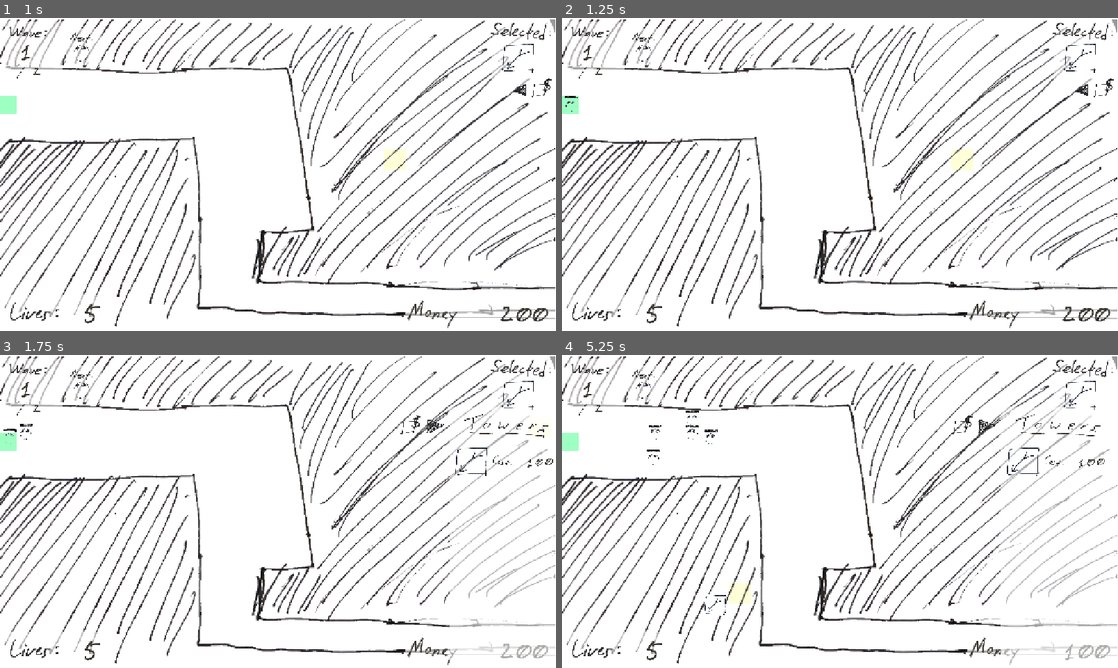
Above: before the commit, frames 1-4 (two rows, left to right).
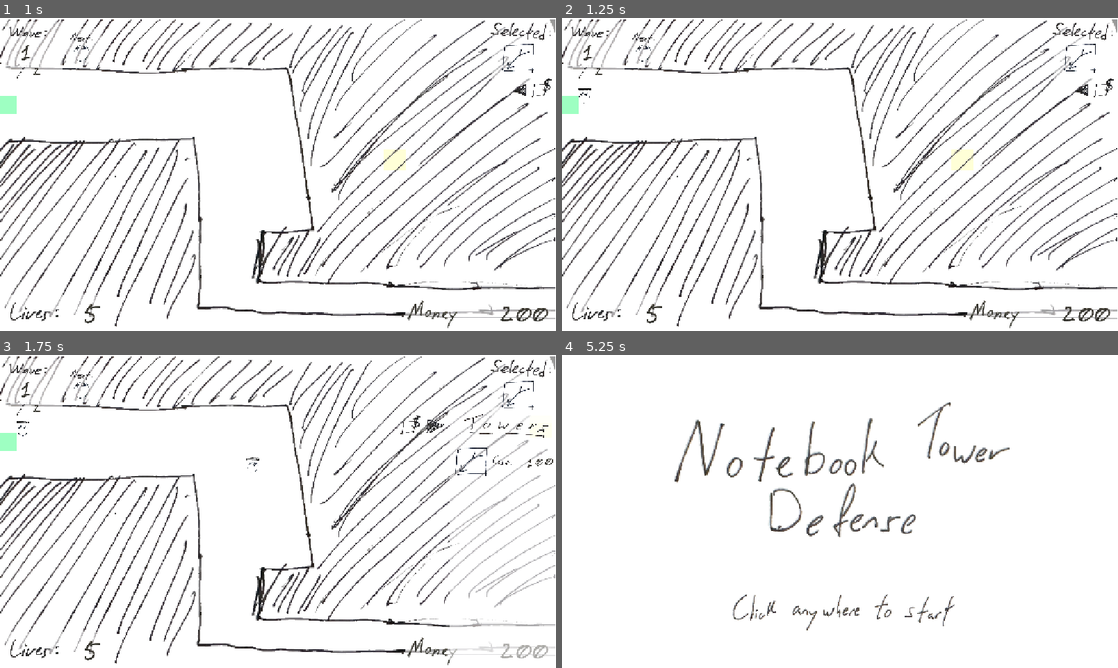
Above: after the commit, the same moments.

Repository: OzuYatamutsu/notebook-tower-defense
Game: Godot game, scene res://levels/StartScreen.tscn
Same seed, same stepped clock (60 frames per second), same inputs: the game is played once before the commit and once after it.
Inputs (mouse positions are in pixels of both pictures, inside the frame that each line leads up to):
- Up to frame 1 (1 s): move the mouse to (400, 158) at 0.52 s; click (400, 158) at 0.67 s
- Up to frame 2 (1.25 s): no input
- Up to frame 3 (1.75 s): click (539, 426) at 1.25 s
- Up to frame 4 (5.25 s): click (1023, 461) at 2 s; click (1084, 426) at 2.75 s; click (984, 426) at 3.5 s; click (1101, 426) at 4.25 s; click (717, 605) at 5.02 s

Frame 1 is identical in both runs. In frame 2, less than 0.1% of the frame differs, in the area x 0-6%, y 22-30%; in frame 3, 0.1%; in frame 4, 14%, in the area x 0-100%, y 0-100%.

Commit message:
Game over screen logic working

Diff:
--- a/components/game_state.gd
+++ b/components/game_state.gd
@@ -16,6 +16,8 @@
 @export var PLAYER_LIVES_START: int
 @export var PLAYER_LIVES_REMAINING: int
 @export var PLAYER_MONEY_REMAINING: int
+@export var SCORE: int
+@export var IS_GAME_OVER: bool = false
 
 var CURRENT_LEVEL: Level
 
@@ -26,6 +28,8 @@
 var SELECTED_TOWER_METER: SelectedTowerMeter
 var NEXT_WAVE_METER: NextWaveMeter
 var TOWER_BUY_PANEL: TowerBuyPanel
+
+var GAME_OVER_OVERLAY = load("res://levels/GameOver.tscn")
 
 func _on_level_load() -> void:
     # Call this as a last step after the level is loaded
@@ -65,11 +69,21 @@
         PLAYER_MONEY_REMAINING = 0
     MONEY_METER.set_value(PLAYER_MONEY_REMAINING)
 
+func restart_game() -> void:
+    IS_GAME_OVER = false
+    get_tree().change_scene_to_file("res://levels/StartScreen.tscn")
+
+func quit_game() -> void:
+    get_tree().quit()
+
 func _on_mob_killed() -> void:
     print(str(get_tree().get_node_count_in_group(GameState.MOBS_GROUP)) + " mobs left in current wave!")
 
 func _on_mob_slipped_through(mob: Mob) -> void:
     mob.delayed_despawn()
+
+    if IS_GAME_OVER:
+        return
 
     PLAYER_LIVES_REMAINING -= 1
     LIVES_METER.set_value(PLAYER_LIVES_REMAINING)
@@ -82,4 +96,12 @@
         _on_no_lives_remaining()
 
 func _on_no_lives_remaining() -> void:
-    get_tree().quit()  # TODO
+    IS_GAME_OVER = true
+    TOWER_PLACEMENT_SHADOW.queue_free()
+
+    var game_over_screen = GAME_OVER_OVERLAY.instantiate()
+    CURRENT_LEVEL.get_node("UI").add_child(game_over_screen)
+    CURRENT_LEVEL.get_node("UI").move_child(
+        game_over_screen,
+        0
+    )
--- /dev/null
+++ b/levels/GameOver.tscn
@@ -0,0 +1,155 @@
+[gd_scene load_steps=18 format=3 uid="uid://q1uf7k233op3"]
+
+[ext_resource type="Script" uid="uid://to4eypaj1ean" path="res://levels/game_over.gd" id="1_eqtkp"]
+[ext_resource type="Texture2D" uid="uid://baflraqnn10y0" path="res://sprites/restart_label.png" id="2_54nqy"]
+[ext_resource type="Texture2D" uid="uid://bugjw7n6fojo6" path="res://sprites/game_over_label.png" id="2_h1ksd"]
+[ext_resource type="Texture2D" uid="uid://cf0d70h2mo3of" path="res://sprites/score_label.png" id="3_d516h"]
+[ext_resource type="Texture2D" uid="uid://uf67w20tpij3" path="res://sprites/quit_label.png" id="3_ugwg6"]
+[ext_resource type="Texture2D" uid="uid://cpx32kpmrfcov" path="res://sprites/num0.png" id="4_4cv7s"]
+[ext_resource type="Texture2D" uid="uid://cn6nqp74duu6q" path="res://sprites/num1.png" id="5_54nqy"]
+[ext_resource type="Texture2D" uid="uid://mmgdxhvjffud" path="res://sprites/num2.png" id="6_ugwg6"]
+[ext_resource type="Texture2D" uid="uid://binpecfwik3ji" path="res://sprites/num3.png" id="7_7lega"]
+[ext_resource type="Texture2D" uid="uid://bq4bbj7gjudud" path="res://sprites/num4.png" id="8_wavq5"]
+[ext_resource type="Texture2D" uid="uid://ctyktknbbe3jt" path="res://sprites/num5.png" id="9_65y7u"]
+[ext_resource type="Texture2D" uid="uid://bx50aqogqvvjg" path="res://sprites/num6.png" id="10_y7wvi"]
+[ext_resource type="Texture2D" uid="uid://88sj41v71jb" path="res://sprites/num7.png" id="11_8qabp"]
+[ext_resource type="Texture2D" uid="uid://bmler41lapjay" path="res://sprites/num8.png" id="12_nrgow"]
+[ext_resource type="Texture2D" uid="uid://dkdaoi6wuh32r" path="res://sprites/num9.png" id="13_a78qq"]
+[ext_resource type="Texture2D" uid="uid://dgm6mxbsaplku" path="res://sprites/null_digit.png" id="14_me7oc"]
+
+[sub_resource type="SpriteFrames" id="SpriteFrames_xgm4t"]
+animations = [{
+"frames": [{
+"duration": 1.0,
+"texture": ExtResource("4_4cv7s")
+}, {
+"duration": 1.0,
+"texture": ExtResource("5_54nqy")
+}, {
+"duration": 1.0,
+"texture": ExtResource("6_ugwg6")
+}, {
+"duration": 1.0,
+"texture": ExtResource("7_7lega")
+}, {
+"duration": 1.0,
+"texture": ExtResource("8_wavq5")
+}, {
+"duration": 1.0,
+"texture": ExtResource("9_65y7u")
+}, {
+"duration": 1.0,
+"texture": ExtResource("10_y7wvi")
+}, {
+"duration": 1.0,
+"texture": ExtResource("11_8qabp")
+}, {
+"duration": 1.0,
+"texture": ExtResource("12_nrgow")
+}, {
+"duration": 1.0,
+"texture": ExtResource("13_a78qq")
+}, {
+"duration": 1.0,
+"texture": ExtResource("14_me7oc")
+}],
+"loop": true,
+"name": &"default",
+"speed": 0.0
+}]
+
+[node name="GameOver" type="Control"]
+z_index = 5
+layout_mode = 3
+anchors_preset = 15
+anchor_right = 1.0
+anchor_bottom = 1.0
+grow_horizontal = 2
+grow_vertical = 2
+script = ExtResource("1_eqtkp")
+
+[node name="Bg" type="ColorRect" parent="."]
+layout_mode = 1
+anchors_preset = 15
+anchor_right = 1.0
+anchor_bottom = 1.0
+grow_horizontal = 2
+grow_vertical = 2
+color = Color(1, 1, 1, 0.823529)
+
+[node name="RestartButton" type="Button" parent="."]
+custom_minimum_size = Vector2(308, 84)
+layout_mode = 0
+offset_left = 198.0
+offset_top = 532.0
+offset_right = 506.0
+offset_bottom = 616.0
+mouse_default_cursor_shape = 2
+icon = ExtResource("2_54nqy")
+flat = true
+
+[node name="QuitButton" type="Button" parent="."]
+custom_minimum_size = Vector2(308, 84)
+layout_mode = 0
+offset_left = 677.0
+offset_top = 532.0
+offset_right = 985.0
+offset_bottom = 616.0
+mouse_default_cursor_shape = 2
+icon = ExtResource("3_ugwg6")
+flat = true
+
+[node name="VBoxContainer" type="VBoxContainer" parent="."]
+layout_mode = 1
+anchors_preset = 8
+anchor_left = 0.5
+anchor_top = 0.5
+anchor_right = 0.5
+anchor_bottom = 0.5
+offset_left = -500.0
+offset_top = -263.0
+offset_right = 500.0
+offset_bottom = 151.0
+grow_horizontal = 2
+grow_vertical = 2
+
+[node name="TitleLabel" type="TextureRect" parent="VBoxContainer"]
+layout_mode = 2
+texture = ExtResource("2_h1ksd")
+stretch_mode = 5
+
+[node name="ScoreLabel" type="Sprite2D" parent="VBoxContainer"]
+position = Vector2(241, 331)
+scale = Vector2(0.513, 0.517)
+texture = ExtResource("3_d516h")
+
+[node name="Score" type="Control" parent="VBoxContainer"]
+layout_mode = 2
+
+[node name="digit1" type="AnimatedSprite2D" parent="VBoxContainer/Score"]
+position = Vector2(371, 28)
+scale = Vector2(0.5, 0.5)
+sprite_frames = SubResource("SpriteFrames_xgm4t")
+
+[node name="digit2" type="AnimatedSprite2D" parent="VBoxContainer/Score"]
+position = Vector2(450, 28)
+scale = Vector2(0.5, 0.5)
+sprite_frames = SubResource("SpriteFrames_xgm4t")
+
+[node name="digit3" type="AnimatedSprite2D" parent="VBoxContainer/Score"]
+position = Vector2(526, 28)
+scale = Vector2(0.5, 0.5)
+sprite_frames = SubResource("SpriteFrames_xgm4t")
+
+[node name="digit4" type="AnimatedSprite2D" parent="VBoxContainer/Score"]
+position = Vector2(669, 28)
+scale = Vector2(0.5, 0.5)
+sprite_frames = SubResource("SpriteFrames_xgm4t")
+
+[node name="digit5" type="AnimatedSprite2D" parent="VBoxContainer/Score"]
+position = Vector2(597, 28)
+scale = Vector2(0.5, 0.5)
+sprite_frames = SubResource("SpriteFrames_xgm4t")
+
+[connection signal="pressed" from="RestartButton" to="." method="_on_restart_button_pressed"]
+[connection signal="pressed" from="QuitButton" to="." method="_on_quit_button_pressed"]
--- /dev/null
+++ b/levels/game_over.gd
@@ -0,0 +1,46 @@
+class_name GameOver
+extends Control
+
+const CLEAR_DIGIT = 10
+
+@onready var digit1 = $VBoxContainer/Score/digit1
+@onready var digit2 = $VBoxContainer/Score/digit2
+@onready var digit3 = $VBoxContainer/Score/digit3
+@onready var digit4 = $VBoxContainer/Score/digit4
+@onready var digit5 = $VBoxContainer/Score/digit5
+
+func _ready() -> void:
+    set_score(GameState.SCORE)
+
+func set_score(value: int):
+    digit1.frame = CLEAR_DIGIT
+    digit2.frame = CLEAR_DIGIT
+    digit3.frame = CLEAR_DIGIT
+    digit4.frame = CLEAR_DIGIT
+    digit5.frame = CLEAR_DIGIT
+
+    if value <= 0:
+        value = 0
+    elif value >= 99999:
+        value = 99999
+
+    var str_value = str(value)
+    var length = str_value.length()
+
+    # Alignment
+    var start_index = 5 - length
+
+    for i in range(length):
+        var digit = int(str_value[i])
+        match start_index + i:
+            0: digit1.frame = digit
+            1: digit2.frame = digit
+            2: digit3.frame = digit
+            3: digit4.frame = digit
+            4: digit5.frame = digit
+
+func _on_restart_button_pressed() -> void:
+    GameState.restart_game()
+
+func _on_quit_button_pressed() -> void:
+    GameState.quit_game()
--- a/mobs/basic.gd
+++ b/mobs/basic.gd
@@ -3,5 +3,5 @@
 
 func _init():
     self.MAX_HP = 100.0
-    self.SPEED = 0.05
+    self.SPEED = 0.65  # TODO
     self.VALUE = 100
Not shown, added: levels/game_over.gd.uid
Not shown, added: sprites/click_anywhere_to_restart_label.png.import
Not shown, added: sprites/game_over_label.png.import
Binary file changed: sprites/quit_label.png
Not shown, added: sprites/quit_label.png.import
Binary file changed: sprites/restart_label.png
Not shown, added: sprites/restart_label.png.import
Not shown, added: sprites/score_label.png.import
